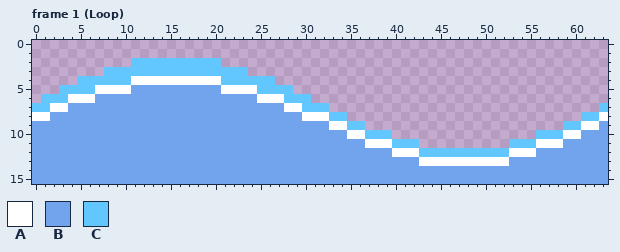
Pixel-art file, stored at assets/waves.aseprite. That is the earlier state.
64x16 pixels, 11 frames. Shown: frame 1 (Loop). The commit also changed other frames, which this record leaves out.
Palette (. is transparent): A #ffffff  B #72a3ed  C #63c7ff
Pixels before, frame 1 (Loop), first column x 0:
 2 ...........CCCCCCCCCC...........................................
 3 ........CCCCCCCCCCCCCCCC........................................
 4 .....CCCCCCAAAAAAAAAACCCCCC.....................................
 5 ...CCCCAAAABBBBBBBBBBAAAACCCC...................................
 6 .CCCAAABBBBBBBBBBBBBBBBBBAAACCC.................................
 7 CCAABBBBBBBBBBBBBBBBBBBBBBBBAACCC..............................C
 8 AABBBBBBBBBBBBBBBBBBBBBBBBBBBBAAACC..........................CCA
 9 BBBBBBBBBBBBBBBBBBBBBBBBBBBBBBBBBAACC......................CCAAB
10 BBBBBBBBBBBBBBBBBBBBBBBBBBBBBBBBBBBAACCC................CCCAABBB
11 BBBBBBBBBBBBBBBBBBBBBBBBBBBBBBBBBBBBBAAACCC..........CCCAAABBBBB
12 BBBBBBBBBBBBBBBBBBBBBBBBBBBBBBBBBBBBBBBBAAACCCCCCCCCCAAABBBBBBBB
13 BBBBBBBBBBBBBBBBBBBBBBBBBBBBBBBBBBBBBBBBBBBAAAAAAAAAABBBBBBBBBBB
14 BBBBBBBBBBBBBBBBBBBBBBBBBBBBBBBBBBBBBBBBBBBBBBBBBBBBBBBBBBBBBBBB
15 BBBBBBBBBBBBBBBBBBBBBBBBBBBBBBBBBBBBBBBBBBBBBBBBBBBBBBBBBBBBBBBB
After:
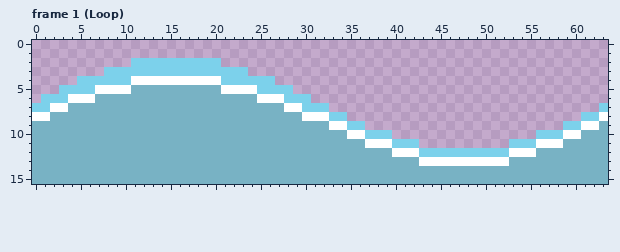
The exact change:
colour B: #72a3ed -> #78b2c4
colour C: #63c7ff -> #7cd1eb
Boxes around the changes in both pictures, in picture pixels (x1, y1, x2, y2):
changed: (32, 58, 608, 184)
